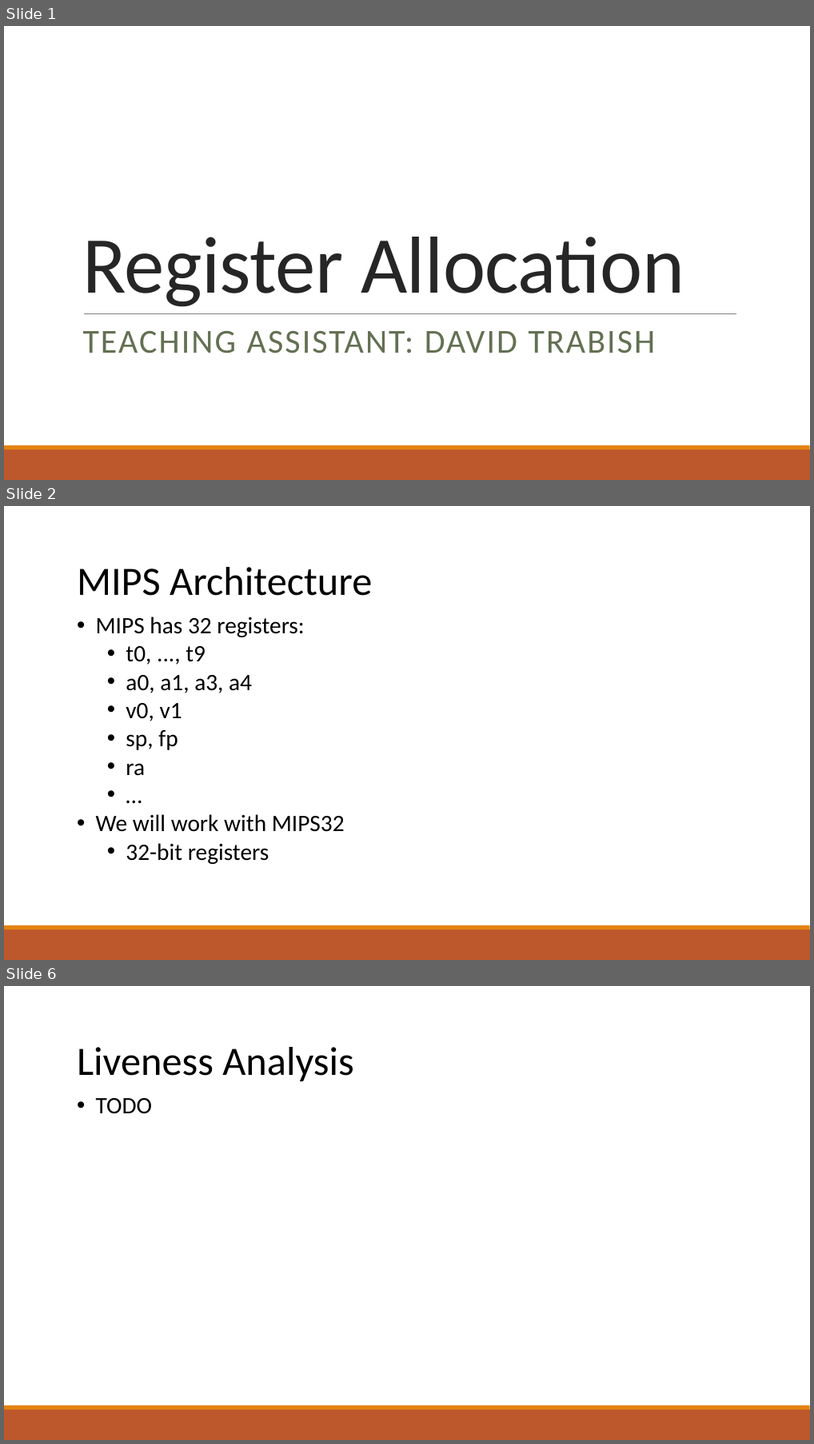
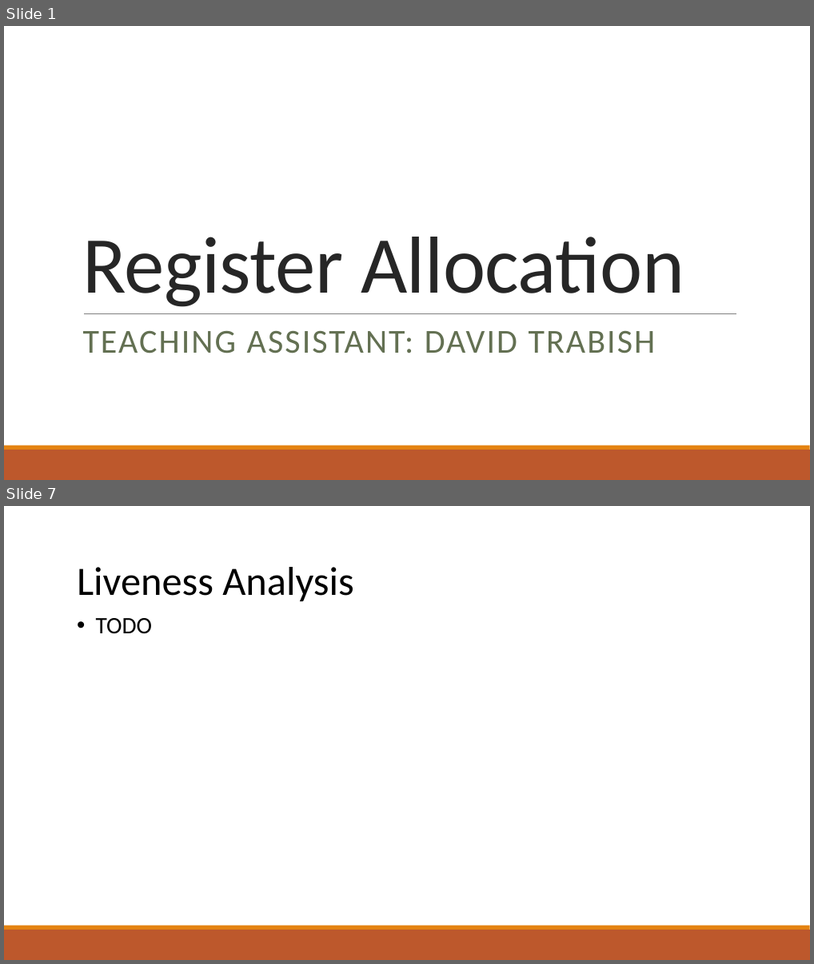
Before and after one commit to raghadzeidan/COMPILATION_TAU_FOR_STUDENTS, a slide deck: new_slides/register_allocation.pptx. Shown one above the other, each under a label of ours: slides 1, 2 and 6 before the commit, slides 1 and 7 after it; the slides between them are not shown. The pictures are 814x1444 and 814x964 pixels, drawn with LibreOffice and Linux fonts; fonts in the diff are those of the drawing. Boxes give left, top, right and bottom in pixels: in the first picture for what was removed or moved away, otherwise in the second. Text is boxed around its words. In the diff, an @@ line names an element or a change of style, - is before the commit and + after.

```diff
--- a/new_slides/register_allocation.pptx
+++ b/new_slides/register_allocation.pptx
@@ slide 2 removed at box(4, 506, 810, 960), background #FFFFFF; not listed: 2 template elements that a slide beside it also shows @@
@@ text removed at box(77, 567, 372, 596) @@
-MIPS Architecture
@@ text removed at box(96, 616, 345, 864) @@
-• MIPS has 32 registers:
-  • t0, ..., t9
-  • a0, a1, a3, a4
-  • v0, v1
-  • sp, fp
-  • ra
-  • …
-• We will work with MIPS32
-  • 32-bit registers
@@ what was slide 6 is now slide 7 @@
```
Also in this commit, not shown: 5 slides changed, 48 slides added, 1 other file.
